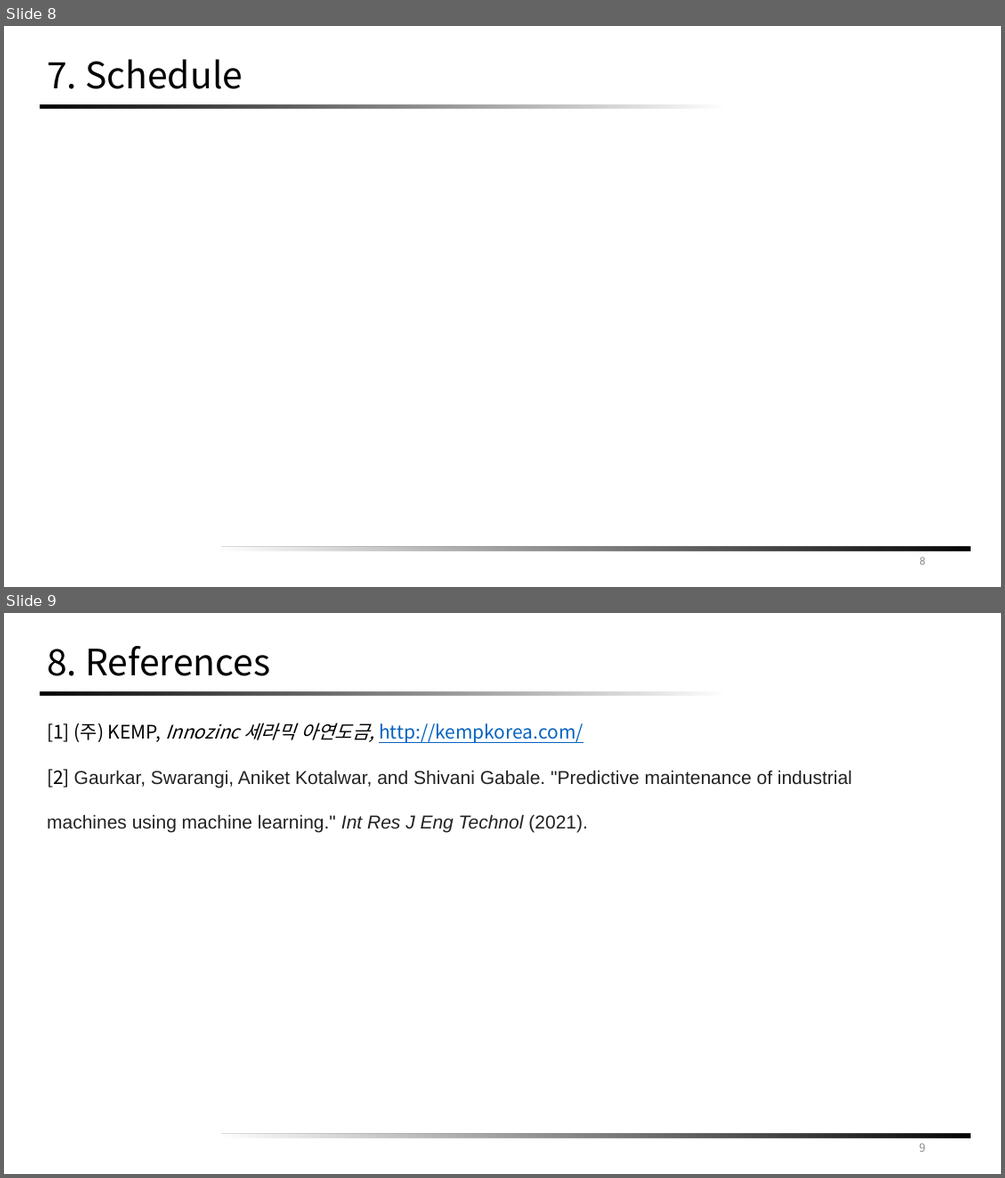
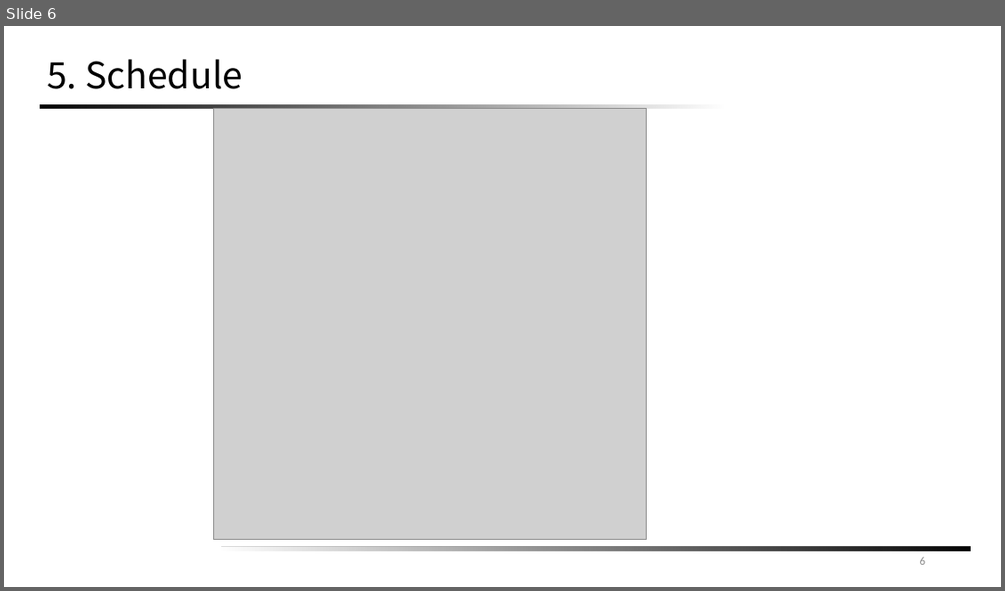
Before and after one commit to Kwak-Jin/IAIA, a slide deck: Project/Robot Automation/[IAIA]Collaborative Robot Project Proposal(241108).pptx. Shown one above the other, each under a label of ours: slides 8 and 9 before the commit, slide 6 after it. The pictures are 1005x1178 and 1005x591 pixels, drawn with LibreOffice and Linux fonts; fonts in the diff are those of the drawing; grey boxes stand for pictures. Boxes give left, top, right and bottom in pixels: in the first picture for what was removed or moved away, otherwise in the second. Text is boxed around its words. In the diff, an @@ line names an element or a change of style, - is before the commit and + after.

```diff
--- a/Project/Robot Automation/[IAIA]Collaborative Robot Project Proposal(241108).pptx
+++ b/Project/Robot Automation/[IAIA]Collaborative Robot Project Proposal(241108).pptx
@@ slide 9 removed at (4, 613, 1001, 1174), background #FFFFFF; not listed: 2 template elements that a slide beside it also shows @@
@@ title removed at (47, 646, 270, 676) @@
-8. References
@@ text removed at (47, 722, 852, 833) @@
-[1] (주) KEMP, Innozinc 세라믹 아연도금, http://kempkorea.com/
-[2] Gaurkar, Swarangi, Aniket Kotalwar, and Shivani Gabale. "Predictive maintenance of industrial machines using machine learning." Int Res J Eng Technol (2021).
@@ page number removed at (919, 1143, 925, 1151) @@
-9
@@ what was slide 8 is now slide 6 @@
@@ slide 6 changed as well @@
@@ title at (47, 59, 243, 89): text changed @@
-7. Schedule
+5. Schedule
@@ picture added at (213, 108, 647, 540) @@
@@ page number at (920, 556, 925, 564): text changed @@
-8
+6
```
Also in this commit, not shown: 2 other slides changed, 3 slides added, 5 other slides removed, 10 other files.
